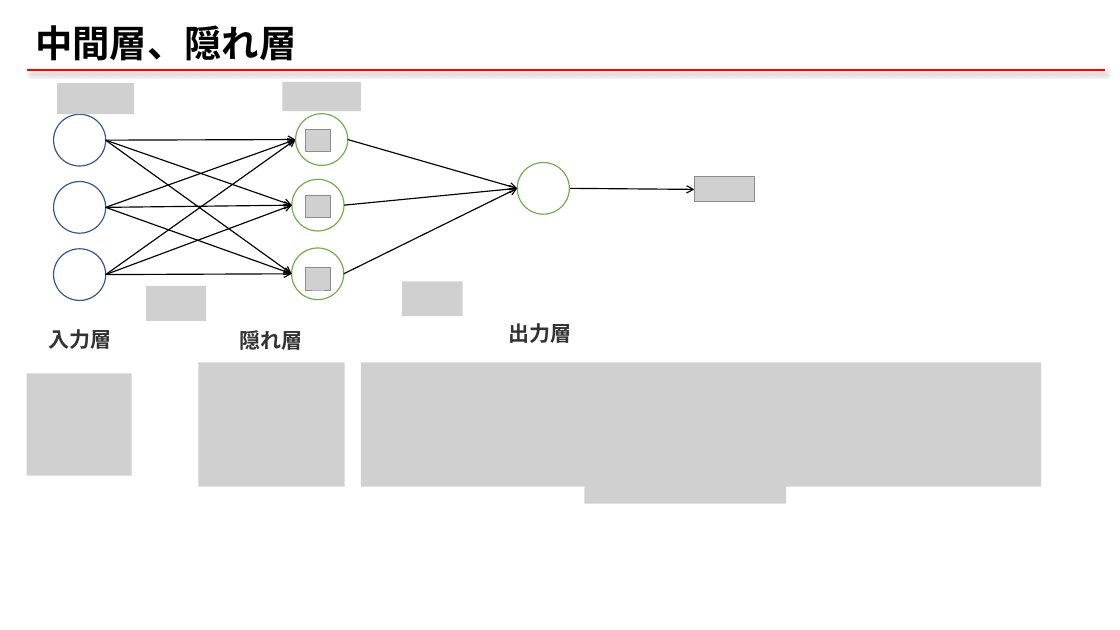
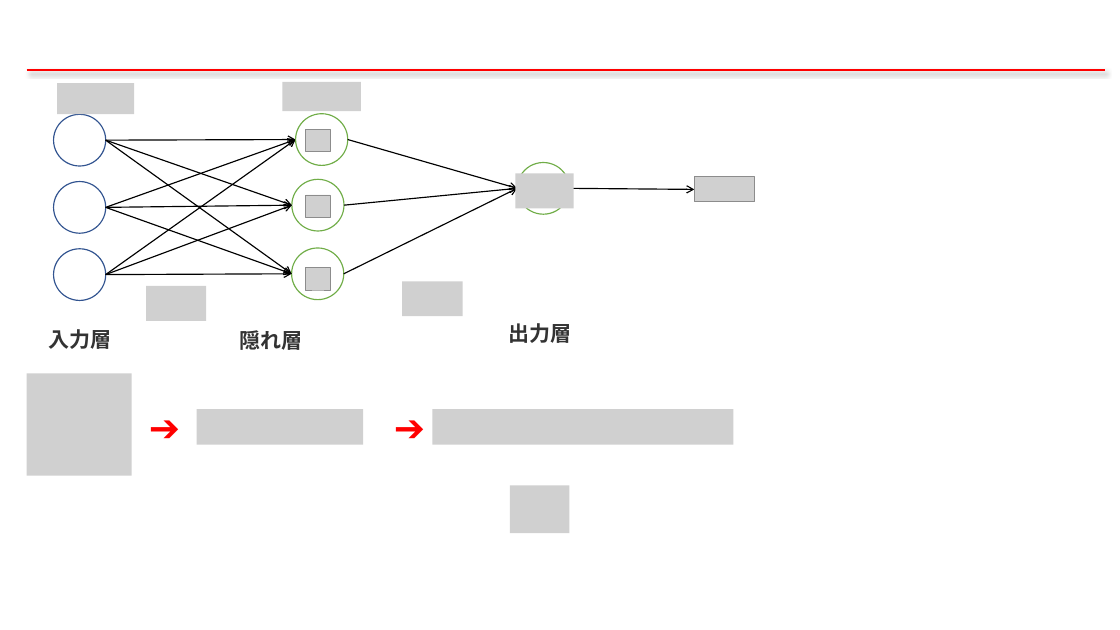
Before and after one commit to qqinxl2015/machine-learning-basic, a slide deck: slide 21 of _ML_01_NN.pptx (slide 20 before the commit). Drawn at 1120x630 pixels with LibreOffice and Linux fonts; fonts in the diff are those of the drawing; grey boxes stand for pictures; background and template pictures are left out. Boxes give left, top, right and bottom in pixels: in the first picture for what was removed or moved away, otherwise in the second. Text is boxed around its words. In the diff, an @@ line names an element or a change of style, - is before the commit and + after.

```diff
--- a/_ML_01_NN.pptx
+++ b/_ML_01_NN.pptx
@@ title removed at (35,25,296,61) @@
-中間層、隠れ層
@@ picture added at (516,174,574,209) @@
@@ picture removed at (198,362,344,486) @@
@@ picture removed at (361,362,1042,486) @@
@@ text added at (140,400,183,454), 32 pt, text #FF0000, bold @@
+➔
@@ picture added at (197,409,363,444) @@
@@ text added at (386,400,429,454), 32 pt, text #FF0000, bold @@
+➔
@@ picture added at (433,409,734,444) @@
@@ picture removed at (585,470,786,503) @@
@@ picture added at (510,486,570,534) @@
```
Also in this commit, not shown: 15 other slides changed, 4 slides added, 5 slides removed, 2 other files.
